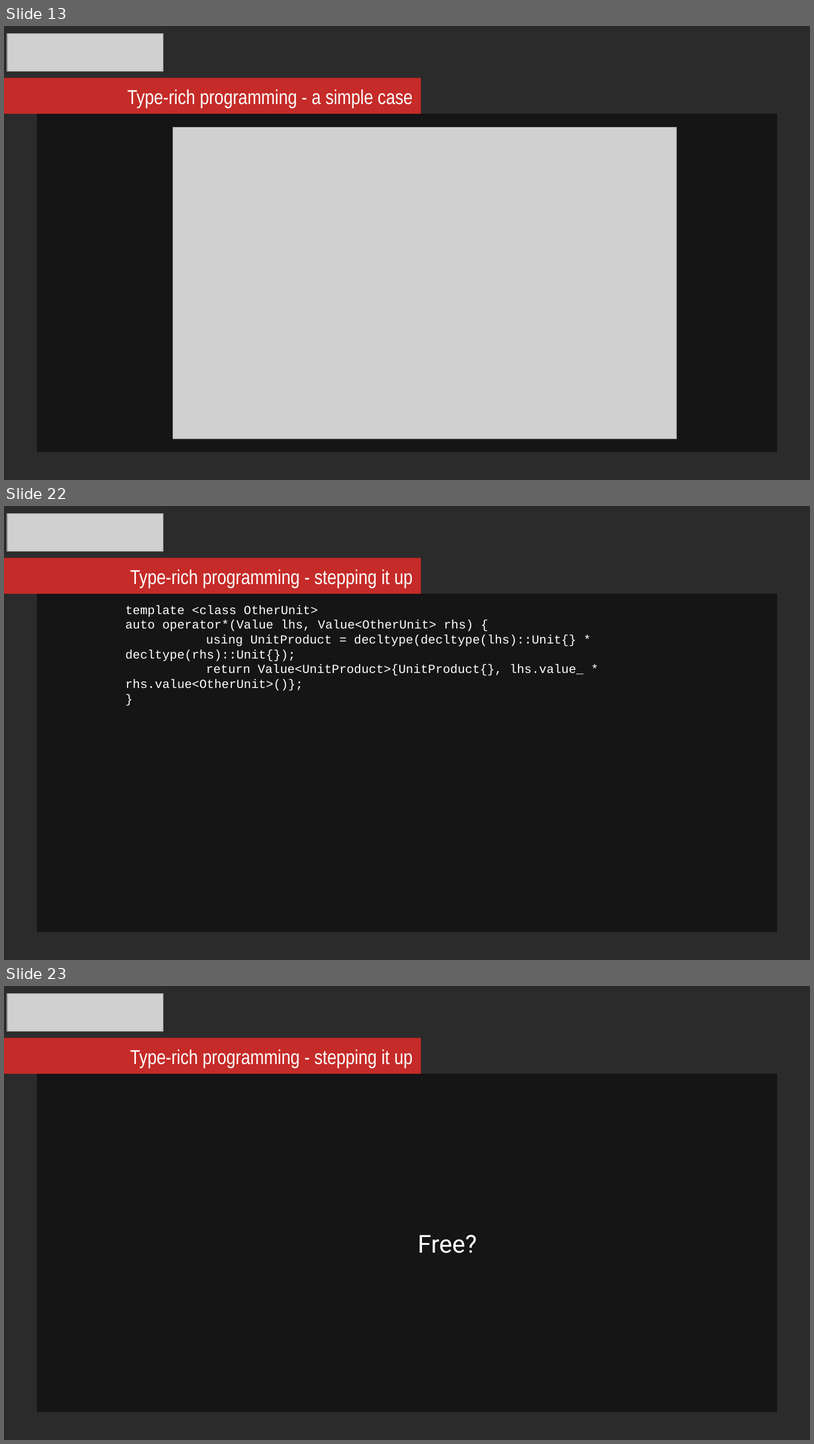
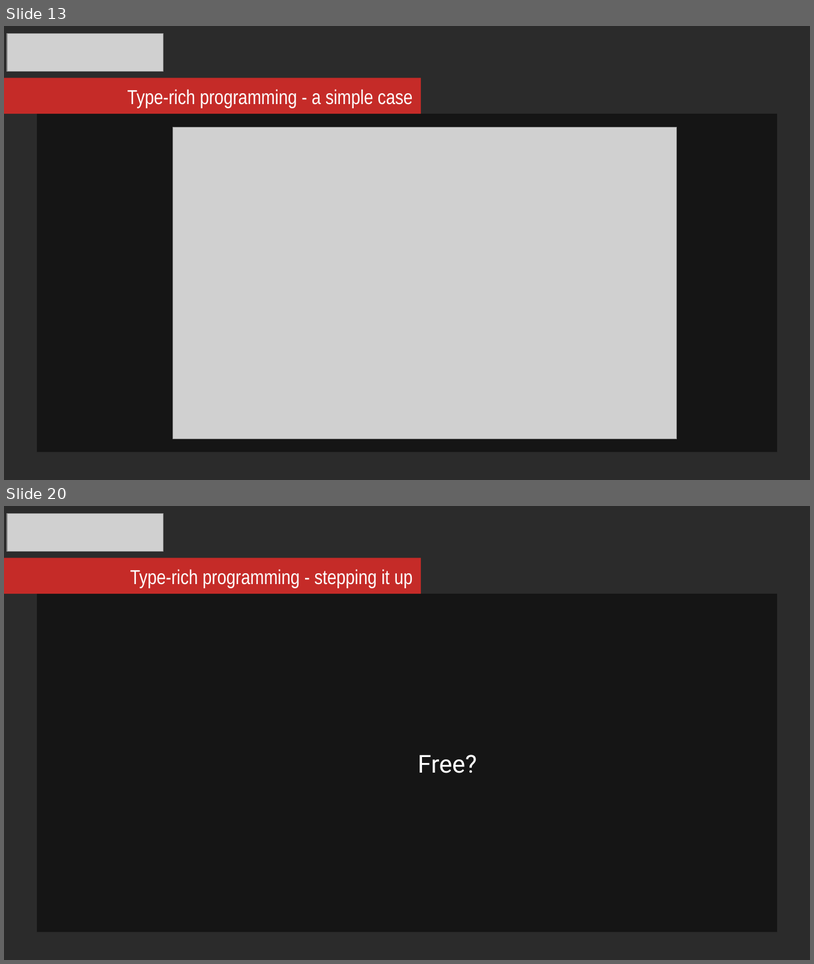
Before and after one commit to mikosz/type-safety, a slide deck: ask-not-what-you-can-do-for-the-compiler.odp. Shown one above the other, each under a label of ours: slides 13, 22 and 23 before the commit, slides 13 and 20 after it; the slides between them are not shown. The pictures are 814x1444 and 814x964 pixels, drawn with LibreOffice and Linux fonts; fonts in the diff are those of the drawing; grey boxes stand for pictures; background and template pictures are left out; a plain dark background stands for a picture behind light text. Boxes give left, top, right and bottom in pixels: in the first picture for what was removed or moved away, otherwise in the second. Text is boxed around its words. In the diff, an @@ line names an element or a change of style, - is before the commit and + after.

Commit message:
Updated code listings for Unit

```diff
--- a/ask-not-what-you-can-do-for-the-compiler.odp
+++ b/ask-not-what-you-can-do-for-the-compiler.odp
@@ slide 22 removed at box(4, 506, 810, 960), background picture (left out) @@
@@ picture removed at box(7, 513, 164, 551) @@
@@ rectangle removed at box(4, 558, 421, 593) @@
@@ text removed at box(130, 569, 413, 588) @@
-Type-rich programming - stepping it up
@@ rectangle removed at box(37, 594, 777, 932) @@
-template <class OtherUnit>
-auto operator*(Value lhs, Value<OtherUnit> rhs) {
-using UnitProduct = decltype(decltype(lhs)::Unit{} * decltype(rhs)::Unit{});
-return Value<UnitProduct>{UnitProduct{}, lhs.value_ * rhs.value<OtherUnit>()};
-}
@@ what was slide 23 is now slide 20 @@
```
Also in this commit, not shown: 3 slides changed, 3 slides added, 5 other slides removed.
